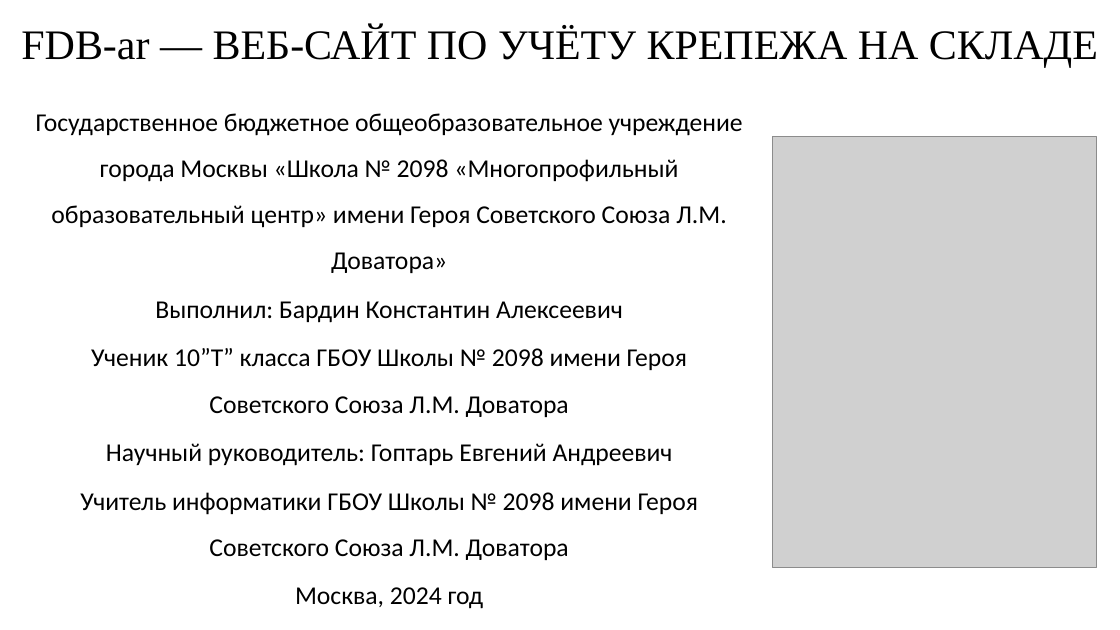
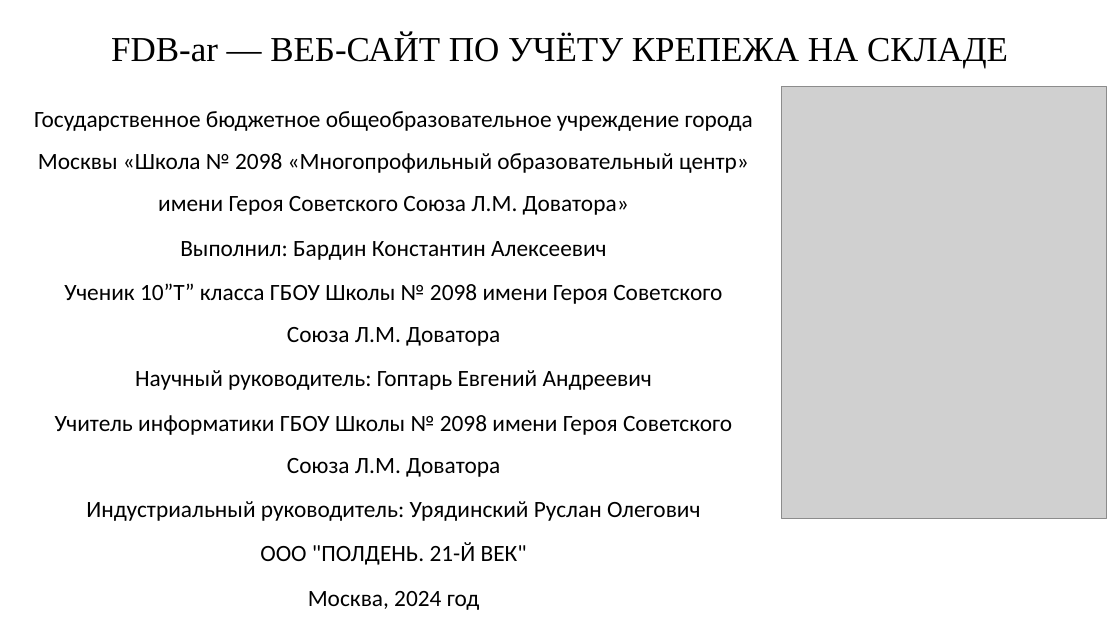
Before and after one commit to k-bar-n/FDB-ar, a slide deck: slide 1 of resources/Мультимедийная презентация.pptx. Drawn at 1120x630 pixels with LibreOffice and Linux fonts; fonts in the diff are those of the drawing; grey boxes stand for pictures. Boxes give left, top, right and bottom in pixels: in the first picture for what was removed or moved away, otherwise in the second. Text is boxed around its words. In the diff, an @@ line names an element or a change of style, - is before the commit and + after.

```diff
--- a/resources/Мультимедийная презентация.pptx
+++ b/resources/Мультимедийная презентация.pptx
@@ title "FDB-ar — ВЕБ-САЙТ ПО УЧЁТУ ..." at [111,33,1008,68]: size 36 to 30 pt @@
@@ picture: place and size @@
-picture at [773,136,1097,567]
+picture at [781,87,1107,518]
@@ subtitle at [34,111,753,610]: size 22 to 20 pt in "Государственное бюджетное общеобразовательное учреждение гор ...", "Выполнил: Бардин Константин Алексеевич", "Ученик 10”Т” класса ГБОУ Школы № 2098 ...", "Научный руководитель: Гоптарь Евгений Андреевич" and 2 more places @@
@@ subtitle at [86,501,700,565]: paragraphs added @@
+Индустриальный руководитель: Урядинский Руслан Олегович
+ООО "ПОЛДЕНЬ. 21-Й ВЕК"
```
Also in this commit, not shown: 2 other slides changed, 5 slides added, 2 other files.
